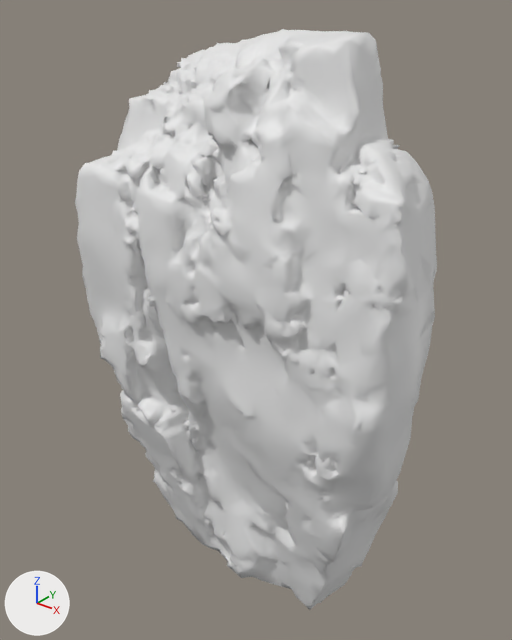
One commit to the FBX model Assets/Rocks/NordicCliff2.fbx: the scene before it, then after it.
Rendered twice from a camera (50 mm lens) standing at (2.72, -3.61, 4.33) and looking at (-0.08, -0.11, 2.16). The lights are fixed; the arrows at lower left show +X, +Y and +Z. Objects named as collision shapes, trigger or cutter boxes, shadow casters or lower levels of detail are left out. Where no turn or scale is listed for an object, it has been applied to the vertices.

Objects in the first picture: 'ulmiccava_LOD0'.
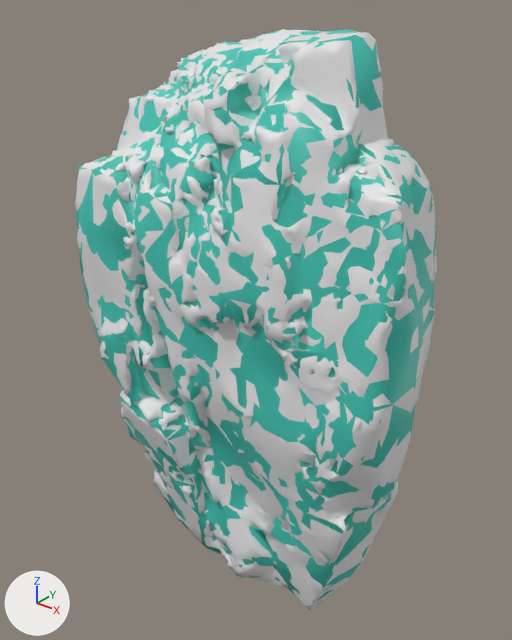
The edits, one by one:
Material 'stone_D745FD8FC67DB26A' (mat_stone_d745fd8fc67db26a) is new.
Its base color is (0.0526, 0.549, 0.452) (cyan #41c4b3).
Mesh me_aset_rock_jagged_l_ulmiccava_lod4_004 is new.
It has 453 vertices, 855 faces and spans x -1.33..1.23, y -0.71..0.32, z -0.03..4.05.
It uses material mat_stone_d745fd8fc67db26a (cyan #41c4b3).
Object 'UTM_NordicCliff2' (ob_utm_nordiccliff2) is new; it shows me_aset_rock_jagged_l_ulmiccava_lod4_004.
Its location is (0.0, 0.0, 0.0).

What differs and where, as boxes [x1, y1, x2, y2] in the pictures (512 x 640 px):
'UTM_NordicCliff2', added (cyan)
    after: [76, 29, 436, 604]
